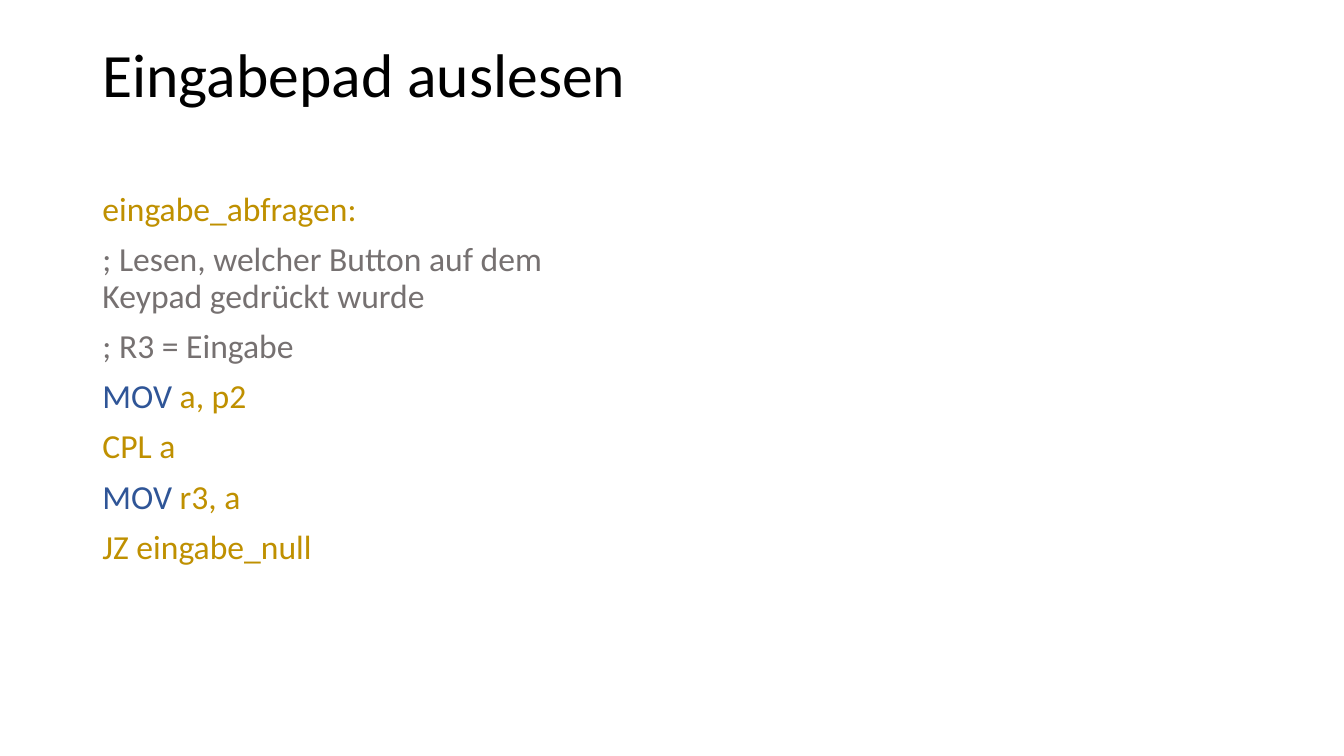
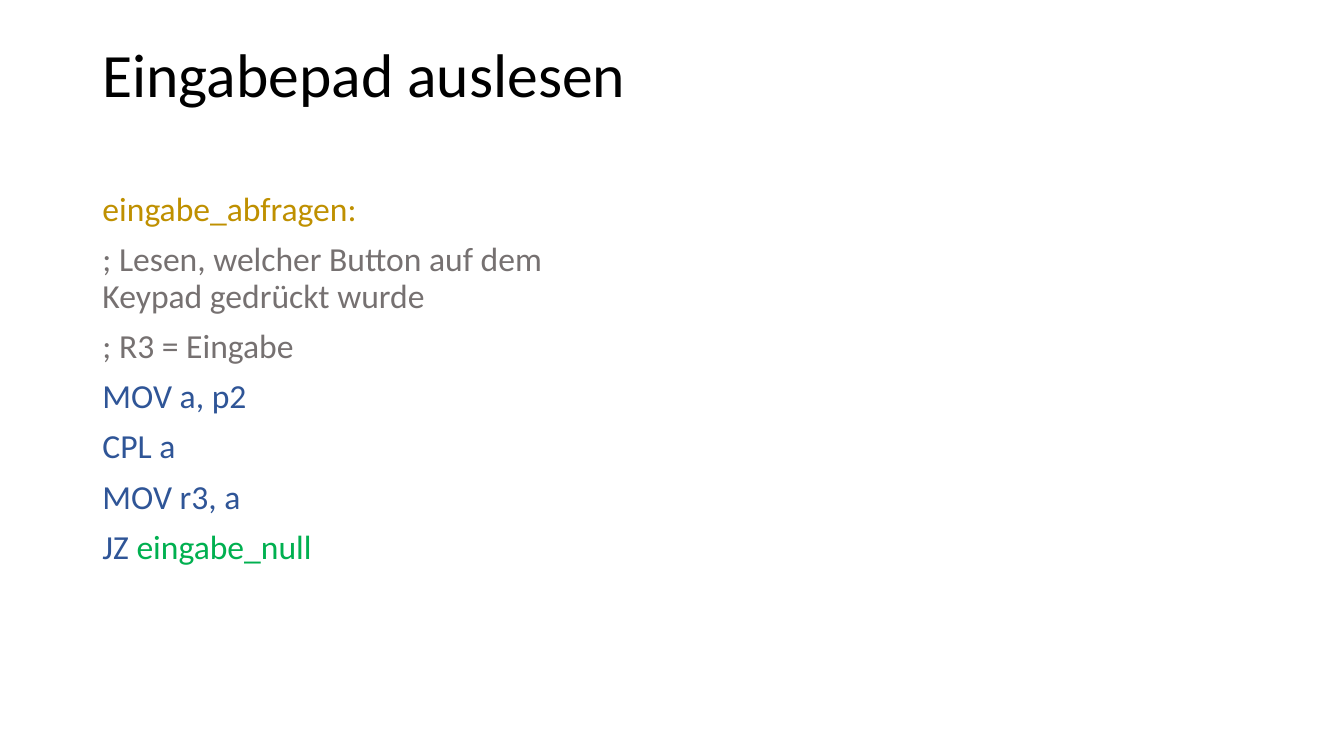
Before and after one commit to riesinger/8051-gewinnt, a slide deck: slide 6 of VierGewinnt.pptx. Drawn at 1344x756 pixels with LibreOffice and Linux fonts; fonts in the diff are those of the drawing. Boxes give left, top, right and bottom in pixels: in the first picture for what was removed or moved away, otherwise in the second. Text is boxed around its words. In the diff, an @@ line names an element or a change of style, - is before the commit and + after.

```diff
--- a/VierGewinnt.pptx
+++ b/VierGewinnt.pptx
@@ text at box(102, 386, 312, 565): text colour #BF9000 to #2F5597 in "a, p2", "CPL a", "r3, a", "JZ"; text colour #BF9000 to #00B050 in "eingabe_null" @@
```
Also in this commit, not shown: 7 other slides changed, 1 other file.
